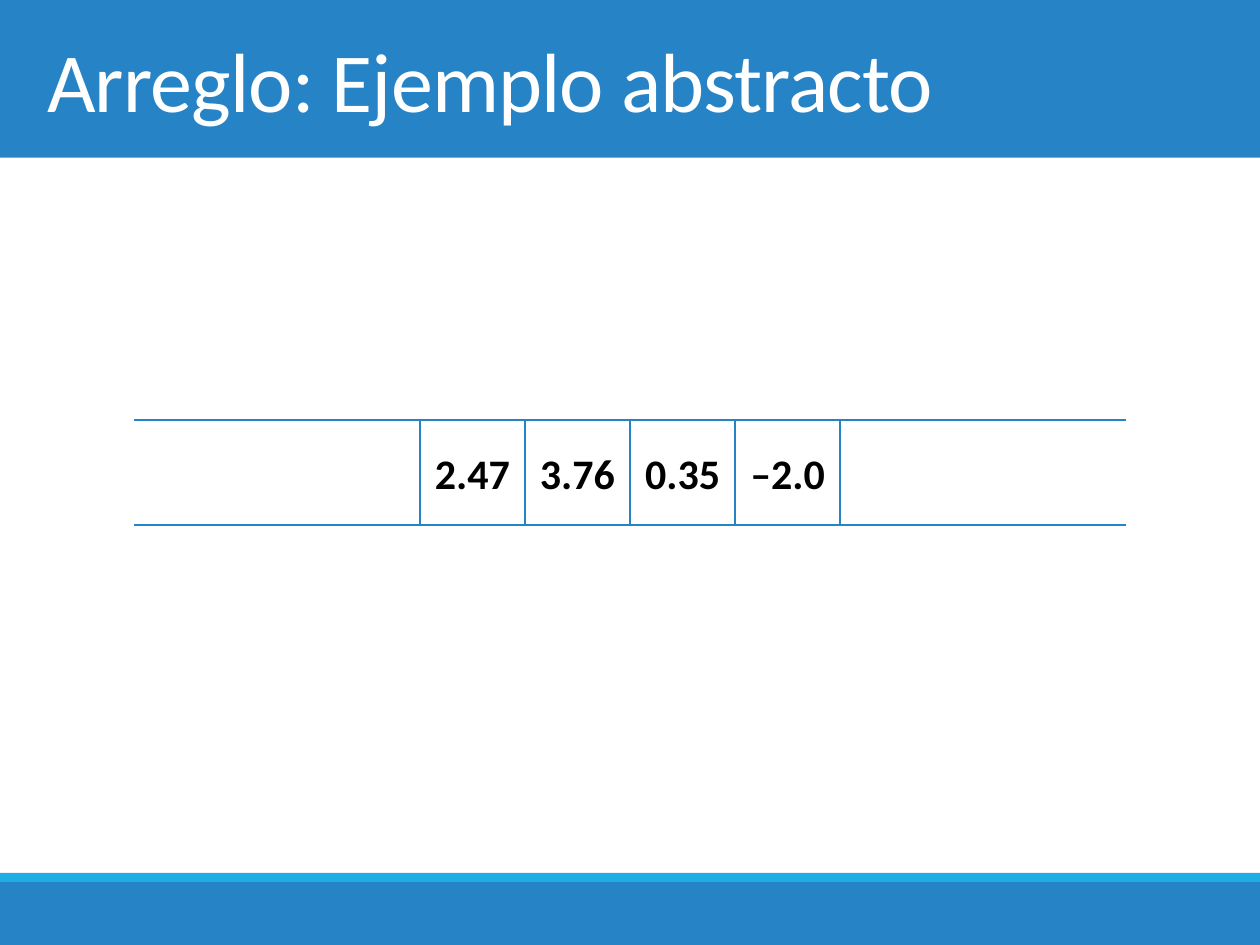
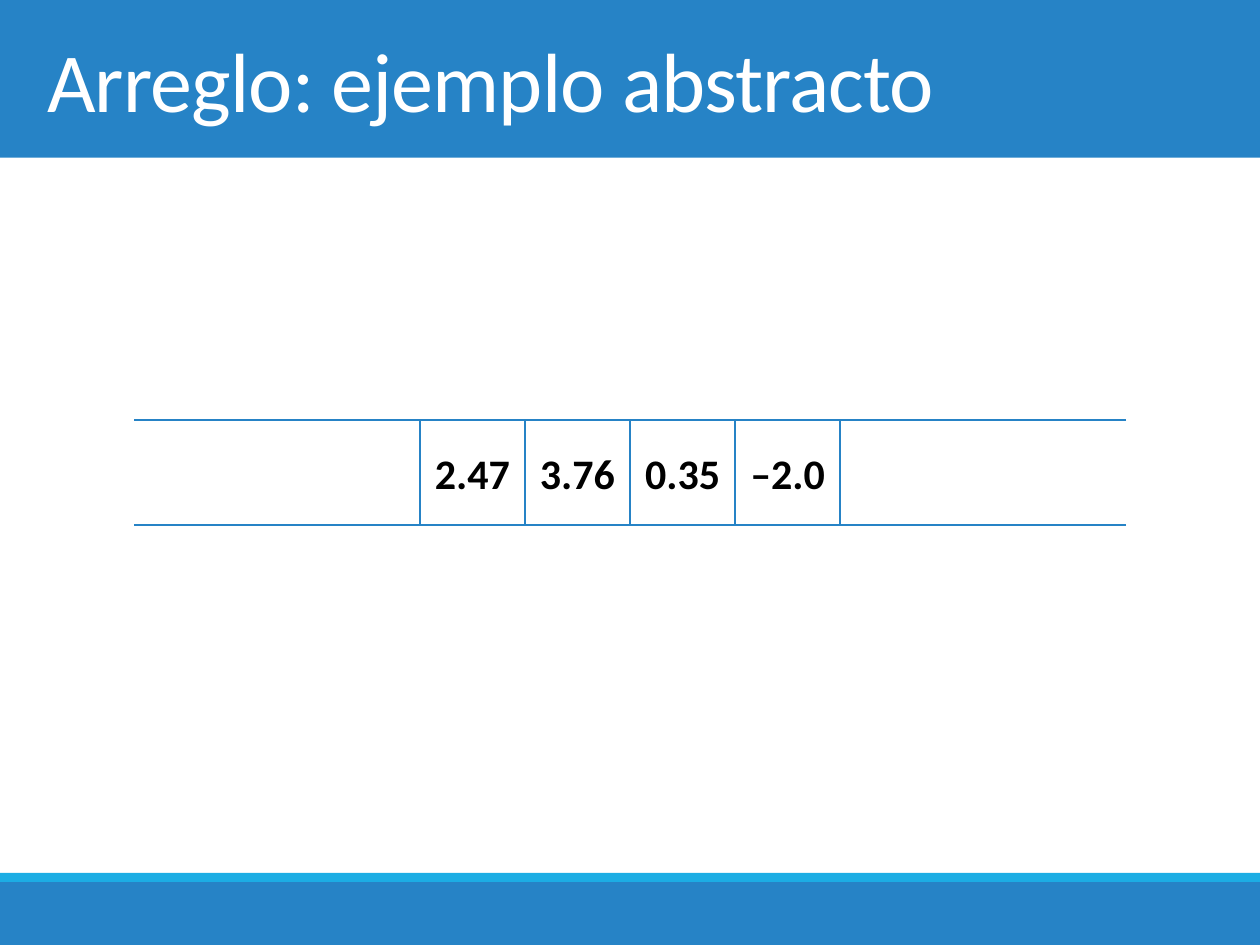
Before and after one commit to chris-carstens/2020-2, a slide deck: slide 38 of Clases/00 - Introducción al curso/00. Introducción al curso.pptx (slide 37 before the commit). Drawn at 1260x945 pixels with LibreOffice and Linux fonts; fonts in the diff are those of the drawing. Boxes give left, top, right and bottom in pixels: in the first picture for what was removed or moved away, otherwise in the second. Text is boxed around its words. In the diff, an @@ line names an element or a change of style, - is before the commit and + after.

```diff
--- a/Clases/00 - Introducción al curso/00. Introducción al curso.pptx
+++ b/Clases/00 - Introducción al curso/00. Introducción al curso.pptx
@@ title at (x1=47, y1=53, x2=934, y2=127): text changed @@
-Arreglo: Ejemplo abstracto
+Arreglo: ejemplo abstracto
```
Also in this commit, not shown: 5 other slides changed, 1 slide added, 3 other files.
